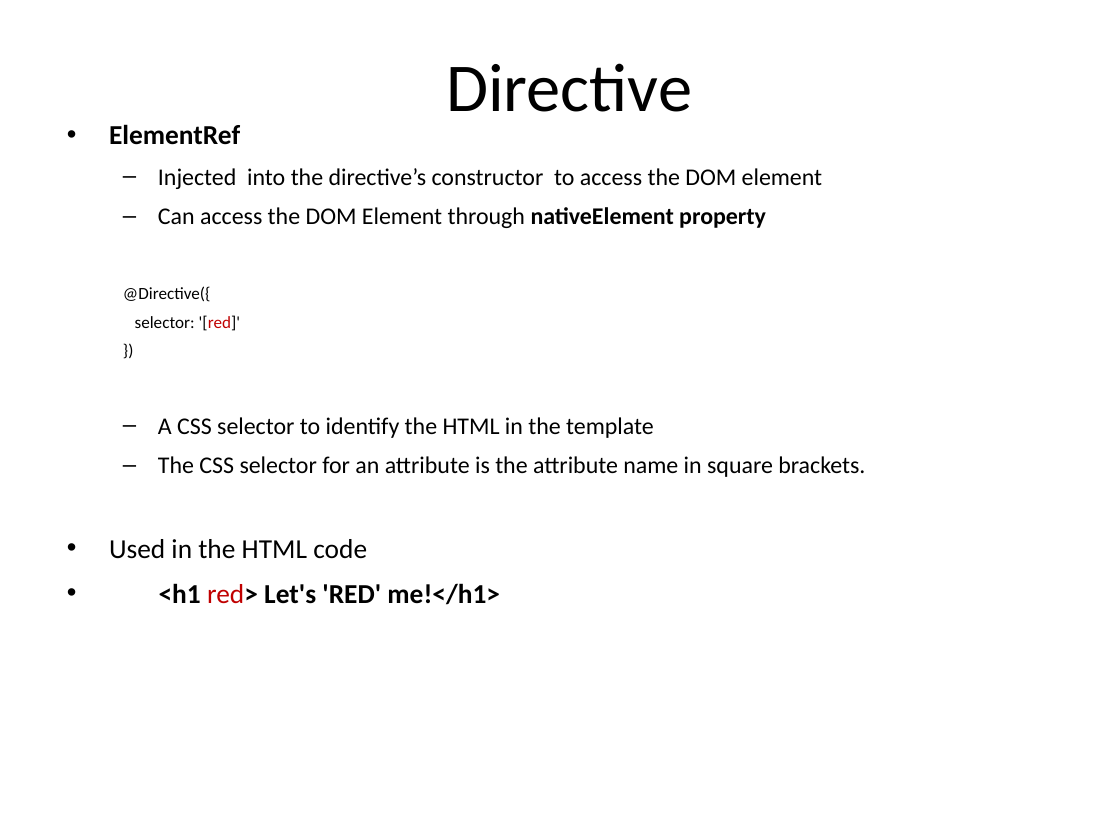
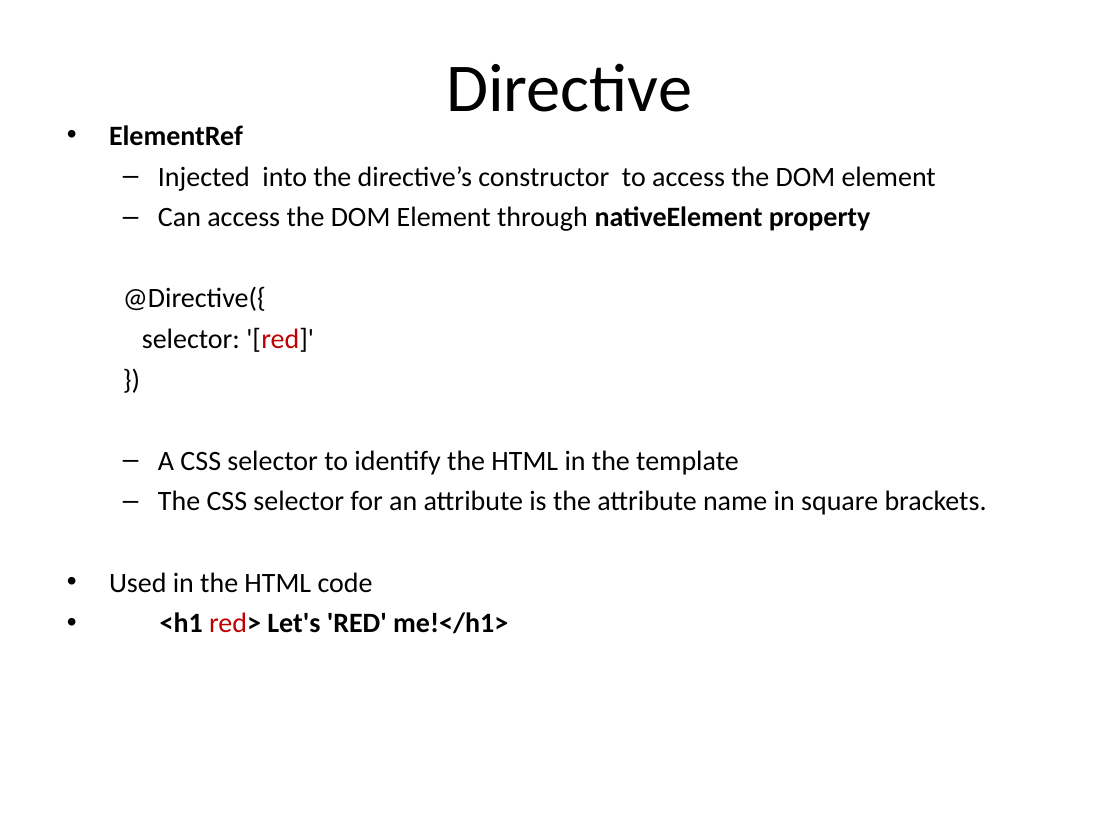
Before and after one commit to vishnumvn/AngularJS_Tut, a slide deck: slide 235 of Materials/Angular_Module01.ppt. Drawn at 1120x840 pixels with LibreOffice and Linux fonts; fonts in the diff are those of the drawing. Boxes give left, top, right and bottom in pixels: in the first picture for what was removed or moved away, otherwise in the second. Text is boxed around its words. In the diff, an @@ line names an element or a change of style, - is before the commit and + after.

```diff
--- a/Materials/Angular_Module01.ppt
+++ b/Materials/Angular_Module01.ppt
@@ text "ElementRef" at (109, 125, 987, 634): size 17.6 to 18 pt in "ElementRef", "Used in the HTML code", "<h1 red> Let's 'RED' me!</h1>"; size 15.4 to 18 pt in "Injected into the directive’s constructor to access ...", "Can access the DOM Element through nativeElement ...", "A CSS selector to identify the HTML ...", "The CSS selector for an attribute is ..."; size 11 to 18 pt in "@Directive({", "selector: '[red]'", "})"; less space between paragraphs @@
```
Also in this commit, not shown: 5 other slides changed, 56 other files.
